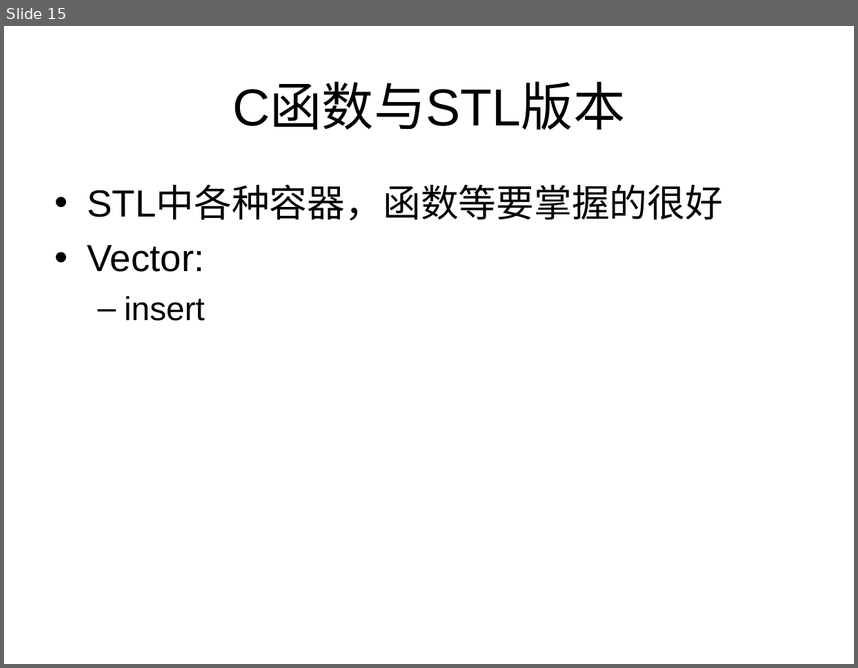
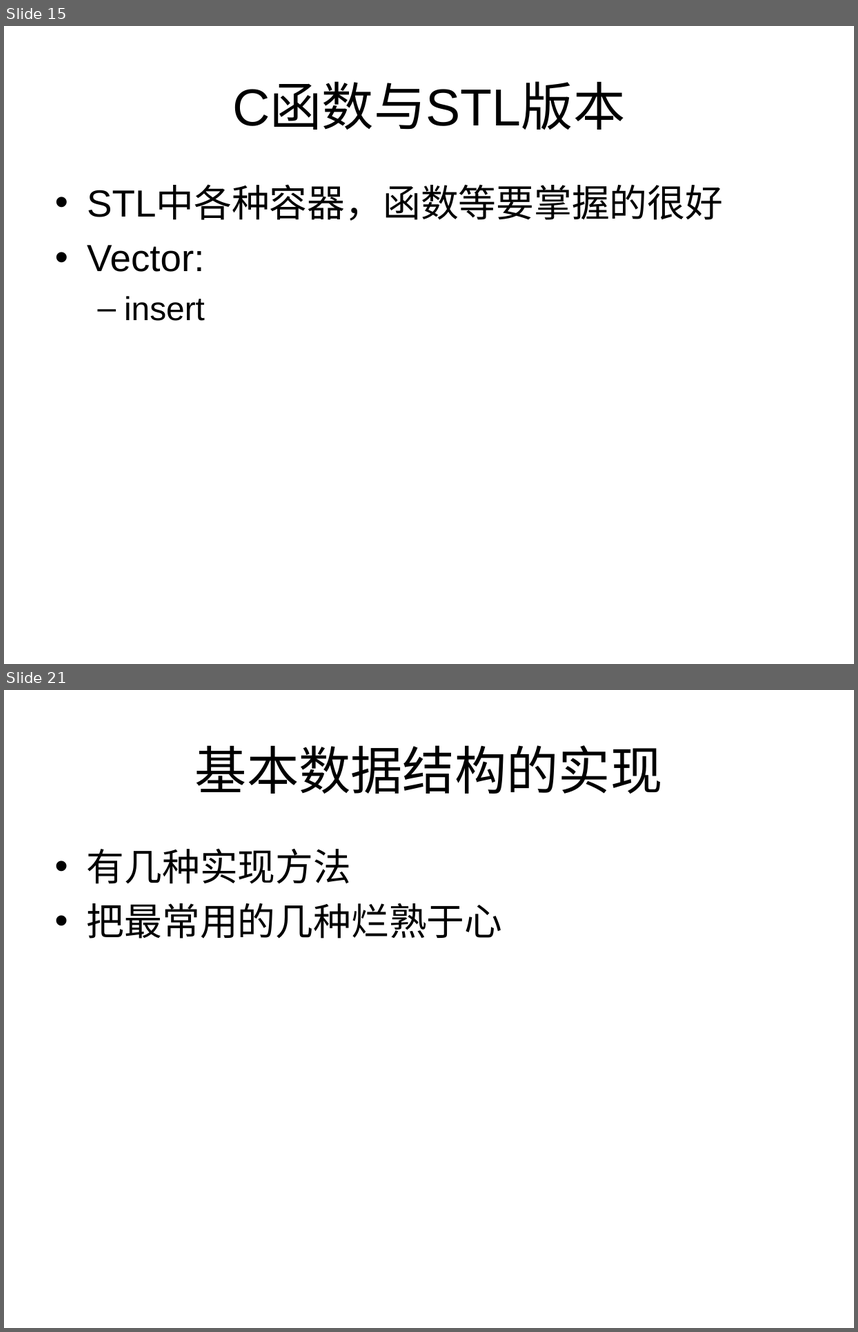
Before and after one commit to houjingbiao/leetcode, a slide deck: solutions/00conclusion.ppt. Shown one above the other, each under a label of ours: slide 15 before the commit, slides 15 and 21 after it; the slides between them are not shown. The pictures are 858x668 and 858x1332 pixels, drawn with LibreOffice and Linux fonts; fonts in the diff are those of the drawing. Boxes give left, top, right and bottom in pixels: in the first picture for what was removed or moved away, otherwise in the second. Text is boxed around its words. In the diff, an @@ line names an element or a change of style, - is before the commit and + after.

```diff
--- a/solutions/00conclusion.ppt
+++ b/solutions/00conclusion.ppt
@@ slide 21 added at [4,690,854,1328], background #FFFFFF @@
@@ title added at [195,745,663,793], 44 pt, text #000000 @@
+基本数据结构的实现
@@ text added at [87,848,503,938], 32 pt, text #000000 @@
+• 有几种实现方法
+• 把最常用的几种烂熟于心
```
Also in this commit, not shown: 1 other file.
